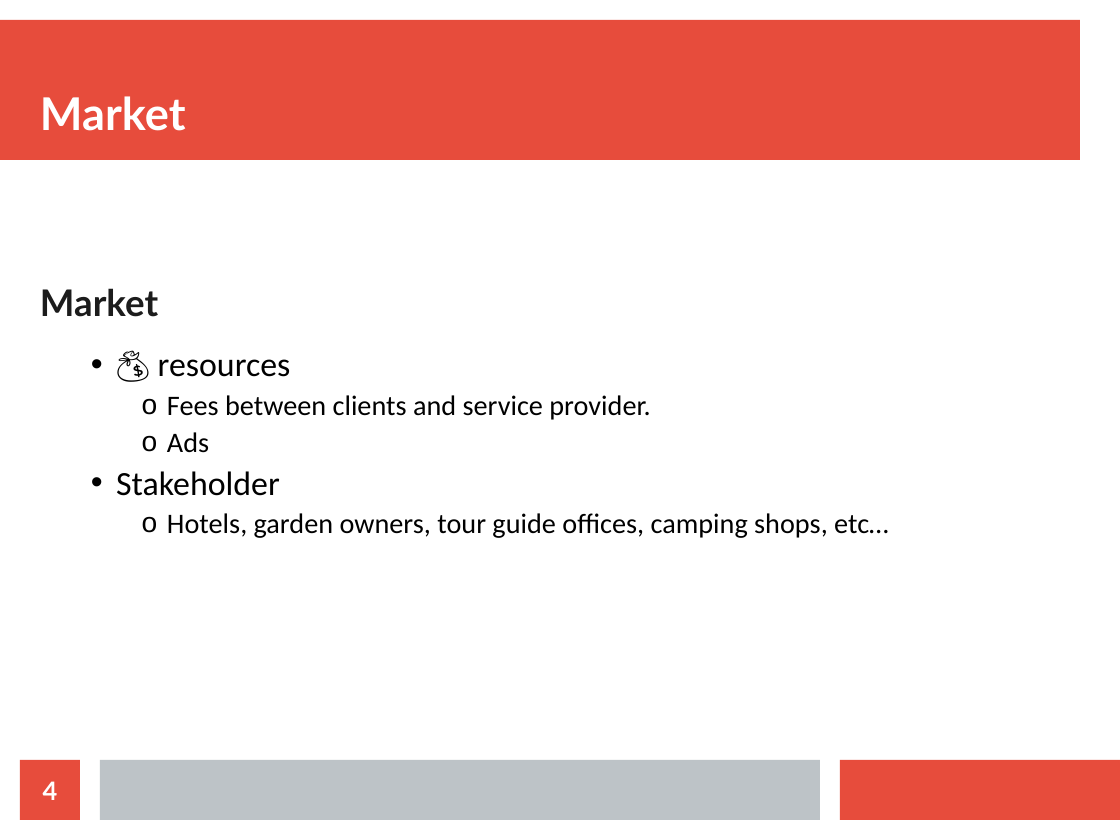
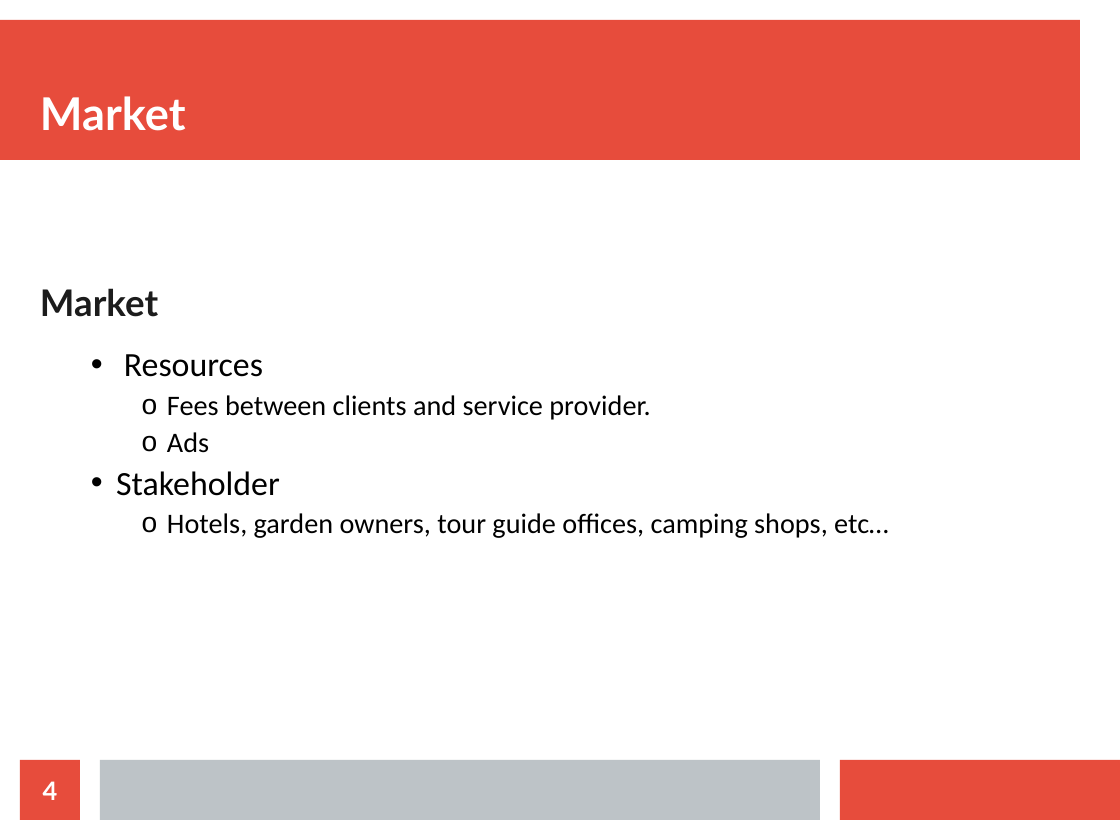
Before and after one commit to Aliii98/osoc19, a slide deck: slide 4 of OSOC-proposal-bigdata.odp. Drawn at 1120x840 pixels with LibreOffice and Linux fonts; fonts in the diff are those of the drawing. Boxes give left, top, right and bottom in pixels: in the first picture for what was removed or moved away, otherwise in the second. Text is boxed around its words. In the diff, an @@ line names an element or a change of style, - is before the commit and + after.

```diff
--- a/OSOC-proposal-bigdata.odp
+++ b/OSOC-proposal-bigdata.odp
@@ text at box(124, 354, 263, 377): text changed @@
-  • 💰 resources
+  • Resources
```
Also in this commit, not shown: 3 other slides changed.
